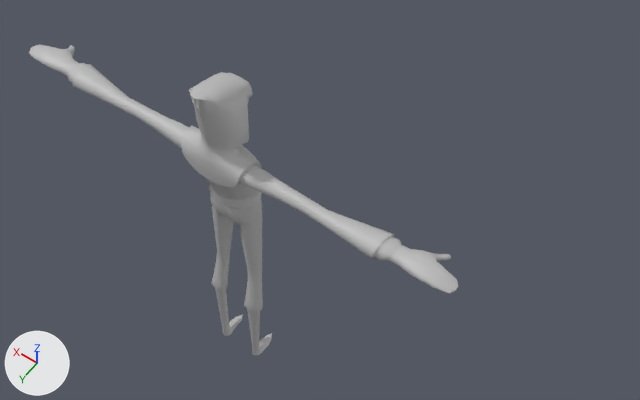
What one commit did to the FBX model Assets/Models/Characters/hero/hero_rig.fbx.
The view is the same before and after, from a camera (50 mm lens) standing at (-0.338, 0.343, 0.841) and looking at (-0.028, -0.092, 0.157). Every picture has the same lights, and +X, +Y and +Z are marked at lower left. Where no turn or scale is listed for an object, it has been applied to the vertices.

In view in the first picture: 'geo'.
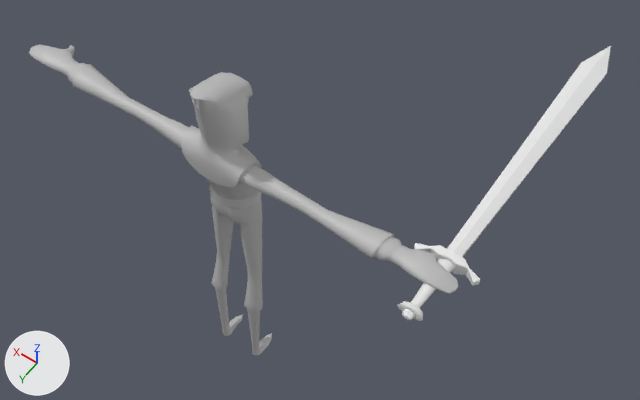
Where the change shows, as pixel boxes [x1, y1, x2, y2] in the pictures (640 x 400 px):
'weapon:mesh_weapon', added
    after: [397, 46, 611, 321]

Edits to the bpy script that builds the scene:
```text
Add mat_weapon_default_obj:
    mat_weapon_default_obj = principled_material('weapon:Default OBJ')
    mat_weapon_default_obj.base_color = (0.8, 0.8, 0.8)  # white #e7e7e7
Add me_mesh_1:
    me_mesh_1.from_pydata(...)  # 224 vertices, 422 faces; spans x -0.028..0.028, y -0.305..0.041, z -0.007..0.007
    me_mesh_1.materials.append(mat_weapon_default_obj)  # white #e7e7e7
Add ob_weapon_mesh_weapon:
    ob_weapon_mesh_weapon = bpy.data.objects.new('weapon:mesh_weapon', me_mesh_1)
    ob_weapon_mesh_weapon.location = (-0.2013, 0.0053, 0.2958)
```
